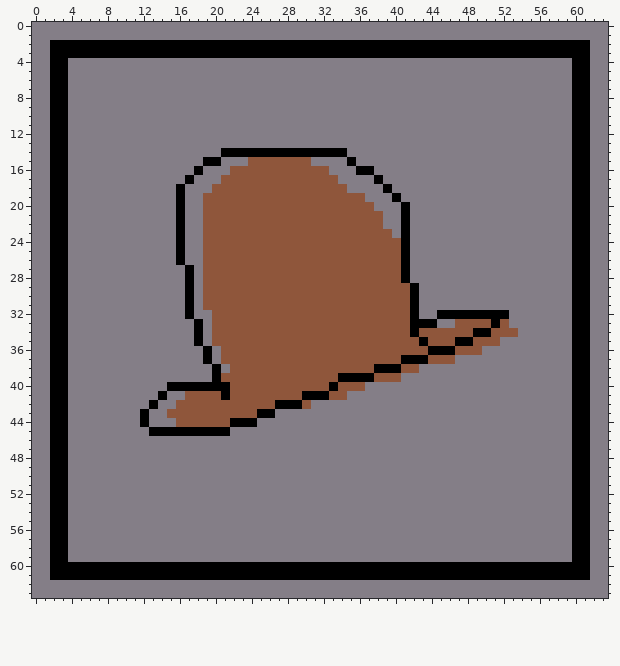
File history of a pixel-art file, Assets/Sprites/Items/Wood.aseprite. This is how it looked before the edit.
64x64 pixels, 1 frame.
And afterwards:
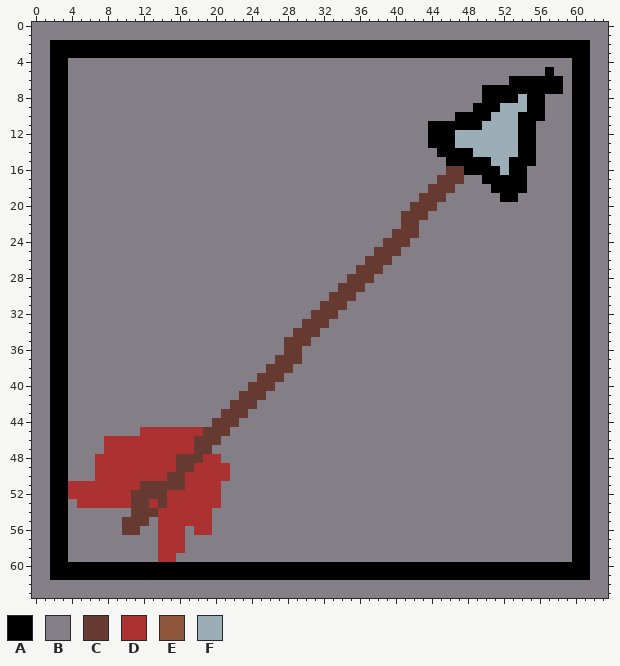
Palette (. is transparent): A #000000  B #847e87  C #663931  D #ac3232  E #8f563b  F #9badb7
Difference:
layer "Layer 2" added
layer "hat" now hidden
y 5: x 57 B -> A
y 6: x 53..58 BBBBBB -> AAAAAA
y 7: x 50..58 BBBBBBBBB -> AAAAAAAAA
y 8: x 50..56 BBBBBBB -> AAAAFAA
y 9: x 49..56 BBBBBBBB -> AAAFFFAA
y 10: x 47..56 BBBBBBBBBB -> AAAAFFFAAA
y 11: x 44..55 BBBBBBBBBBBB -> AAAAAAFFFFAA
y 12..13: x 44..55 BBBBBBBBBBBB -> AAAFFFFFFFAA
y 14: x 21..34 AAAAAAAAAAAAAA -> BBBBBBBBBBBBBB; x 45..55 BBBBBBBBBBB -> AAAAFFFFFAA
y 15: x 19..20 AA -> BB; x 24..30 EEEEEEE -> BBBBBBB; x 35 A -> B; x 46..55 BBBBBBBBBB -> AAAAAFFAAA
y 16: x 18 A -> B; x 22..32 EEEEEEEEEEE -> BBBBBBBBBBB; x 36..37 AA -> BB; x 46..54 BBBBBBBBB -> CCAAAAFAA
y 17: x 17 A -> B; x 21..33 EEEEEEEEEEEEE -> BBBBBBBBBBBBB; x 38 A -> B; x 45..47 BBB -> CCC; x 50..54 BBBBB -> AAAAA
y 18: x 16 A -> B; x 20..34 EEEEEEEEEEEEEEE -> BBBBBBBBBBBBBBB; x 39 A -> B; x 44..46 BBB -> CCC; x 51..54 BBBB -> AAAA
y 19: x 16 A -> B; x 19..36 EEEEEEEEEEEEEEEEEE -> BBBBBBBBBBBBBBBBBB; x 40 A -> B; x 43..45 BBB -> CCC; x 52..53 BB -> AA
y 20: x 16 A -> B; x 19..37 EEEEEEEEEEEEEEEEEEE -> BBBBBBBBBBBBBBBBBBB; x 41..44 ABBB -> BCCC
y 21: x 16 A -> B; x 19..38 EEEEEEEEEEEEEEEEEEEE -> BBBBBBBBBBBBBBBBBBBB; x 41..43 ABB -> CCC
y 22: x 16 A -> B; x 19..38 EEEEEEEEEEEEEEEEEEEE -> BBBBBBBBBBBBBBBBBBBB; x 41..42 AB -> CC
y 23: x 16 A -> B; x 19..42 EEEEEEEEEEEEEEEEEEEEEBAB -> BBBBBBBBBBBBBBBBBBBBBCCC
y 24: x 16 A -> B; x 19..41 EEEEEEEEEEEEEEEEEEEEEEA -> BBBBBBBBBBBBBBBBBBBBCCC
y 25: x 16 A -> B; x 19..41 EEEEEEEEEEEEEEEEEEEEEEA -> BBBBBBBBBBBBBBBBBBBCCCB
y 26: x 16 A -> B; x 19..41 EEEEEEEEEEEEEEEEEEEEEEA -> BBBBBBBBBBBBBBBBBBCCCBB
y 27: x 17 A -> B; x 19..41 EEEEEEEEEEEEEEEEEEEEEEA -> BBBBBBBBBBBBBBBBBCCCBBB
y 28: x 17 A -> B; x 19..41 EEEEEEEEEEEEEEEEEEEEEEA -> BBBBBBBBBBBBBBBBCCCBBBB
y 29: x 17 A -> B; x 19..42 EEEEEEEEEEEEEEEEEEEEEEEA -> BBBBBBBBBBBBBBBCCCBBBBBB
y 30: x 17 A -> B; x 19..42 EEEEEEEEEEEEEEEEEEEEEEEA -> BBBBBBBBBBBBBBCCCBBBBBBB
y 31: x 17 A -> B; x 19..42 EEEEEEEEEEEEEEEEEEEEEEEA -> BBBBBBBBBBBBBCCCBBBBBBBB
y 32: x 17 A -> B; x 20..42 EEEEEEEEEEEEEEEEEEEEEEA -> BBBBBBBBBBBCCCBBBBBBBBB; x 45..52 AAAAAAAA -> BBBBBBBB
y 33: x 18 A -> B; x 20..44 EEEEEEEEEEEEEEEEEEEEEEAAA -> BBBBBBBBBBCCCBBBBBBBBBBBB; x 47..52 EEEEAE -> BBBBBB
y 34: x 18 A -> B; x 20..53 EEEEEEEEEEEEEEEEEEEEEEAEEEEEEAAEEE -> BBBBBBBBBCCCBBBBBBBBBBBBBBBBBBBBBB
y 35: x 18 A -> B; x 20..51 EEEEEEEEEEEEEEEEEEEEEEEAEEEAAEEE -> BBBBBBBBCCCBBBBBBBBBBBBBBBBBBBBB
y 36: x 19 A -> B; x 21..49 EEEEEEEEEEEEEEEEEEEEEEEAAAEEE -> BBBBBBBCCBBBBBBBBBBBBBBBBBBBB
y 37: x 19 A -> B; x 21..46 EEEEEEEEEEEEEEEEEEEEAAAEEE -> BBBBBBCCCBBBBBBBBBBBBBBBBB
y 38: x 20 A -> B; x 22..42 EEEEEEEEEEEEEEEEAAAEE -> BBBBCCCBBBBBBBBBBBBBB
y 39: x 20..40 AEEEEEEEEEEEEEAAAAEEE -> BBBBBCCCBBBBBBBBBBBBB
y 40: x 15..36 AAAAAAAEEEEEEEEEEEAEEE -> BBBBBBBBBCCCBBBBBBBBBB
y 41: x 14 A -> B; x 17..34 EEEEAEEEEEEEEAAAEE -> BBBBBBCCCBBBBBBBBB
y 42: x 13 A -> B; x 16..30 EEEEEEEEEEEAAAE -> BBBBBBCCCBBBBBB
y 43: x 12 A -> B; x 15..26 EEEEEEEEEEAA -> BBBBBBCCCBBB
y 44: x 12 A -> B; x 16..24 EEEEEEAAA -> BBBBCCCBB
y 45: x 12..21 BAAAAAAAAA -> DDDDDDDCCC
y 46: x 8..20 BBBBBBBBBBBBB -> DDDDDDDDDDCCC
y 47: x 8..19 BBBBBBBBBBBB -> DDDDDDDDDDCC
y 48: x 7..20 BBBBBBBBBBBBBB -> DDDDDDDDDCCCDD
y 49: x 7..21 BBBBBBBBBBBBBBB -> DDDDDDDDDCCDDDD
y 50: x 7..21 BBBBBBBBBBBBBBB -> DDDDDDDDCCDDDDD
y 51: x 4..20 BBBBBBBBBBBBBBBBB -> DDDDDDDDCCCCCDDDD
y 52: x 4..20 BBBBBBBBBBBBBBBBB -> DDDDDDDCCCCDDDDDD
y 53: x 5..20 BBBBBBBBBBBBBBBB -> DDDDDDCCDCDDDDDD
y 54: x 11..19 BBBBBBBBB -> CCCDDDDDD
y 55: x 10..12 BBB -> CCC; x 14..19 BBBBBB -> DDDDDD
y 56: x 10..11 BB -> CC; x 14..16 BBB -> DDD; x 18..19 BB -> DD
y 57..58: x 14..16 BBB -> DDD
y 59: x 14..15 BB -> DD
Pixel boxes of the changes (left, top, right, bottom) in both pictures:
changed: (68, 67, 563, 562)
